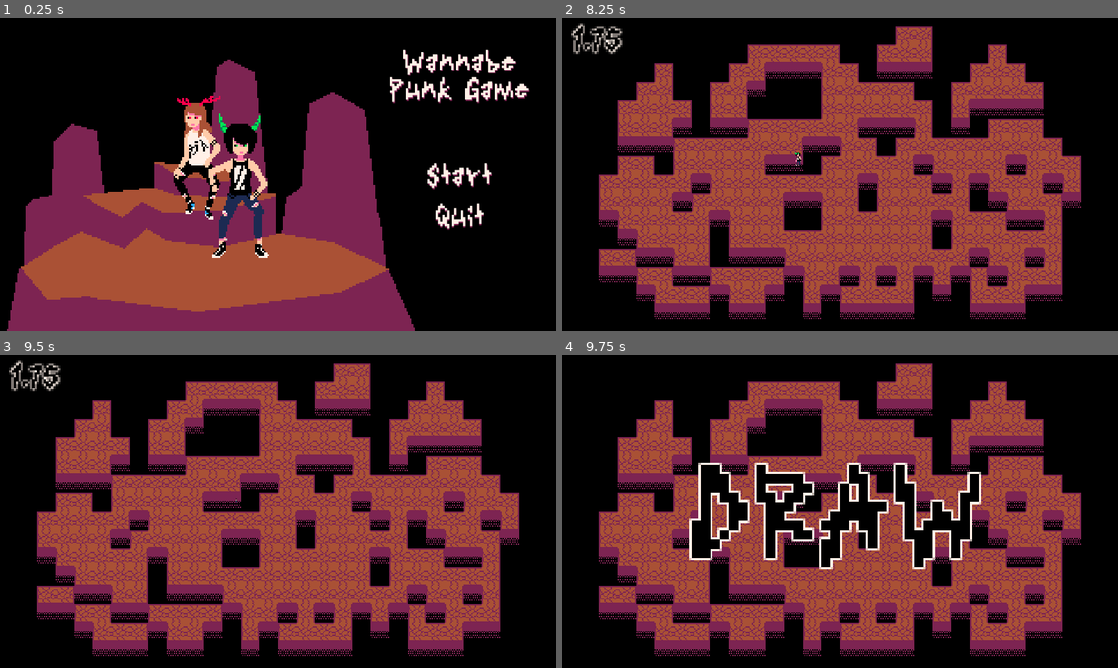
Above: before the commit, frames 1-4 (two rows, left to right).
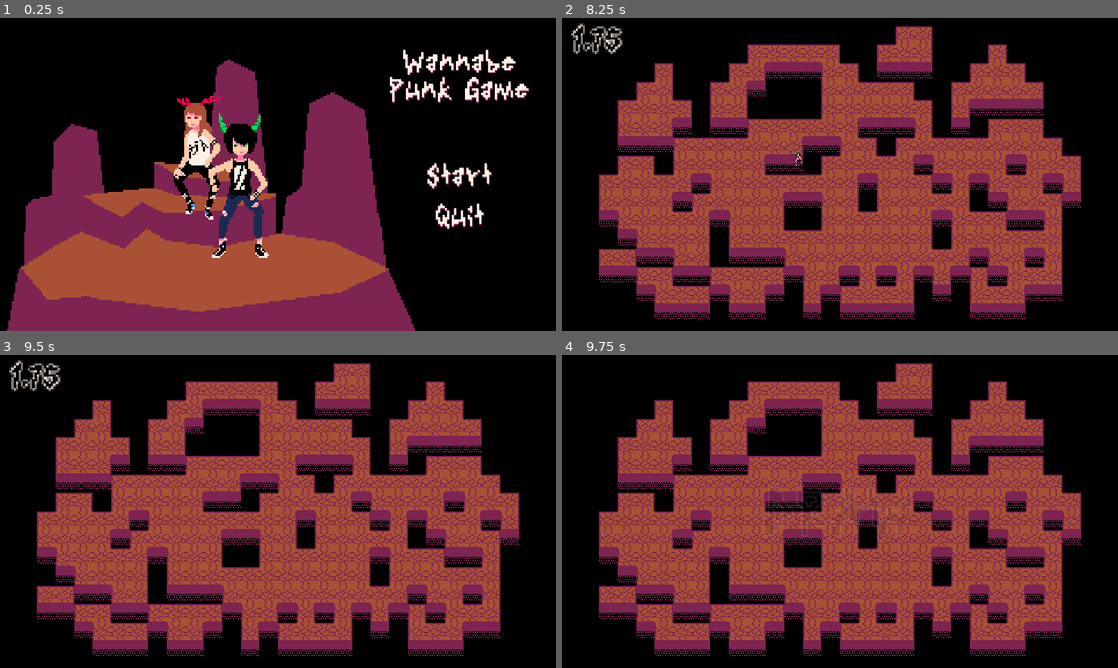
Above: after the commit, the same moments.

Repository: Dwyriel/WannabePunkGame
Game: Godot game, scene res://Scenes/GameMenu.tscn
Same seed, same stepped clock (60 frames per second), same inputs: the game is played once before the commit and once after it.
Inputs (mouse positions are in pixels of both pictures, inside the frame that each line leads up to):
- Up to frame 1 (0.25 s): no input
- Up to frame 2 (8.25 s): click "Start" at 0.5 s; move the mouse to (812, 237) at 1.27 s; hold W (P0_Up) 1.28-2 s; tap Shift (P0_Dash) at 1.35, 3.6, 5.1, 6.6, 8.1 s; click (773, 180) at 2 s; tap Enter at 2.75, 5 s; move the mouse to (1006, 221) at 2.77 s; hold W (P0_Up) 2.78-3.53 s; tap Keypad 0 (P1_Dash) every 1.5 s from 2.85 to 7.35 s; tap Space at 3.5, 6.5 s; move the mouse to (673, 127) at 3.52 s; hold A (P0_Left) 3.53-5.03 s; move the mouse to (867, 174) at 4.27 s; move the mouse to (756, 96) at 5.02 s; hold S (P0_Down) 5.03-5.78 s; move the mouse to (962, 158) at 5.77 s; hold D (P0_Right) 5.78-6.53 s; move the mouse to (728, 190) at 6.52 s; hold W (P0_Up) 6.53-7.28 s; move the mouse to (895, 105) at 7.27 s; hold D (P0_Right) from 7.28 s (still down); move the mouse to (812, 237) at 8.02 s
- Up to frame 3 (9.5 s): keep holding D (P0_Right); tap Enter at 8.75 s; move the mouse to (444, 558) at 8.77 s; tap Keypad 0 (P1_Dash) at 8.85 s
- Up to frame 4 (9.75 s): move the mouse to (673, 464) at 9.52 s; release D (P0_Right) at 9.53 s; hold S (P0_Down) from 9.53 s (still down); tap Shift (P0_Dash) at 9.6 s

Frames 1-3 are identical in both runs. In frame 4, 7.8% of the frame differs, in the area x 22-76%, y 34-69%.

Commit message:
Kool Game Over Label

Diff:
--- a/Scripts/GameScene.gd
+++ b/Scripts/GameScene.gd
@@ -1,10 +1,19 @@
 extends Node2D
 
+#Exports Attributes
 export var timeBeforeGoTime : int = 3;
 export var labelFadeSpeed : float = 1.5;
 export var timeBeforeHideCountdownLabel : float = .8;
 export var drawWaitTime : float = 2;
+export var timeBeforeReturningToMenu = 5;
+export var gameOverLabelStartScale : Vector2 = Vector2(.5, .5);
+export var gameOverLabelEndScale : Vector2 = Vector2.ONE;
+export var gameOverLabelStartTransparency : float = 0;
+export var gameOverLabelEndTransparency : float = 1;
+export var scaleInterpolationSpeed : float = .15;
+export var transparencyInterpolationSpeed : float = .5;
 
+#Local Attributes
 enum Results { Player0Won, Player1Won, Draw };
 var result : int = -1;
 var Player0Pos : Vector2;
@@ -16,6 +25,8 @@
 var gameOverNode : Node;
 var player0HasDied : bool = false;
 var player1HasDied : bool = false;
+var scaleInterporlation : float = 0;
+var transparencyInterporlation : float = 0;
 
 func _ready():
 	GlobalVariables.currentGameScene = GlobalVariables.GameScenes.Game;
@@ -63,7 +74,13 @@
 			(GlobalVariables.Player0 if result == Results.Player0Won else GlobalVariables.Player1).call(GlobalVariables.methodGameEnd);
 			return;
 	else:
-		return;
+		timeBeforeReturningToMenu -= delta;
+		if timeBeforeReturningToMenu <= 0:
+			SceneSwitcher.goToScene(GlobalVariables.GameScenes.Menu);
+		scaleInterporlation += delta * scaleInterpolationSpeed;
+		transparencyInterporlation += delta * transparencyInterpolationSpeed;
+		gameOverLabel.modulate.a = clamp(gameOverLabelStartTransparency + (gameOverLabelEndTransparency - gameOverLabelStartTransparency) * transparencyInterporlation, gameOverLabelStartTransparency, gameOverLabelEndTransparency);
+		gameOverNode.scale = gameOverLabelStartScale.linear_interpolate(gameOverLabelEndScale, scaleInterporlation);
 
 func _physics_process(delta):#Only being used for adding transparency to CountdownLabel for now, change it if needed to be use for other stuff
 	countdownLabel.modulate.a -= labelFadeSpeed * delta;
@@ -108,3 +125,5 @@
 			gameOverLabel.text = GlobalVariables.Player0.name.to_upper() + "\nWINS";
 		Results.Player1Won:
 			gameOverLabel.text = GlobalVariables.Player1.name.to_upper() + "\nWINS";
+	gameOverLabel.modulate.a = gameOverLabelStartTransparency;
+	gameOverNode.scale = gameOverLabelStartScale
